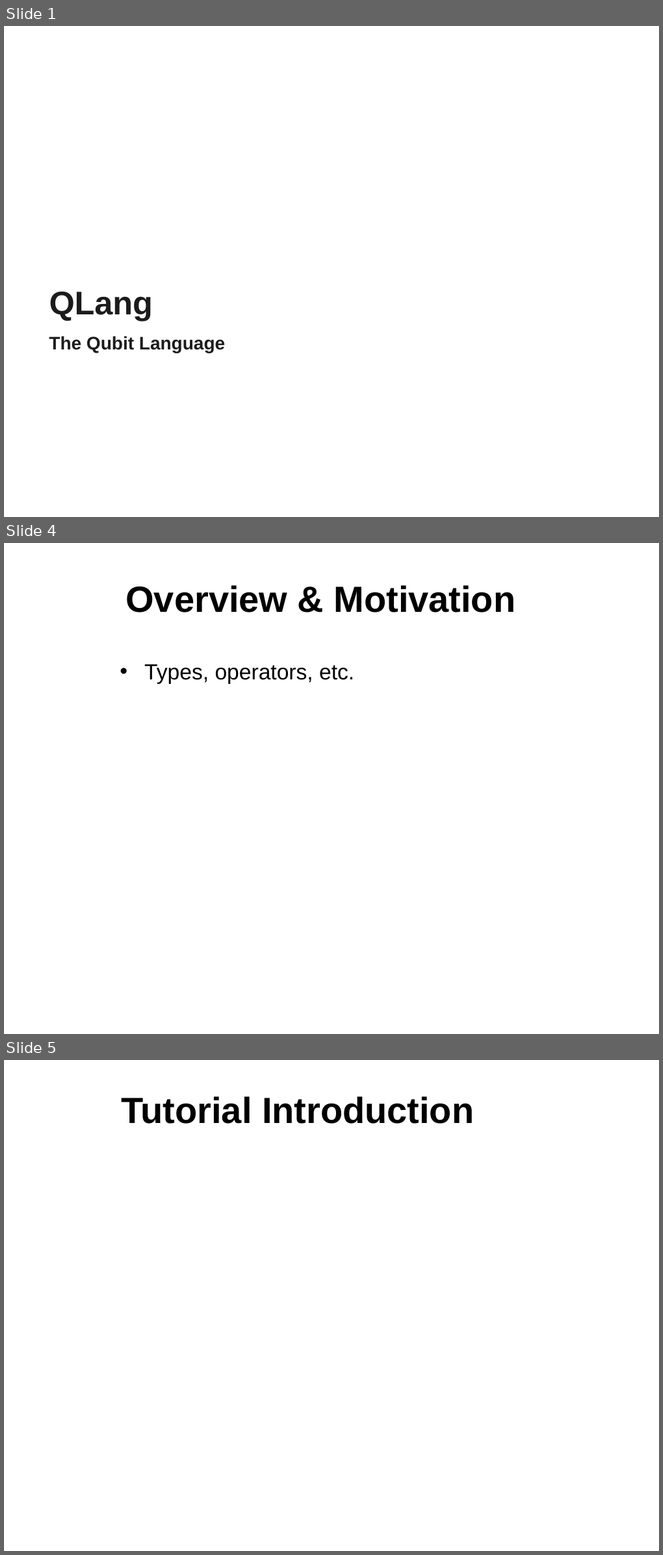
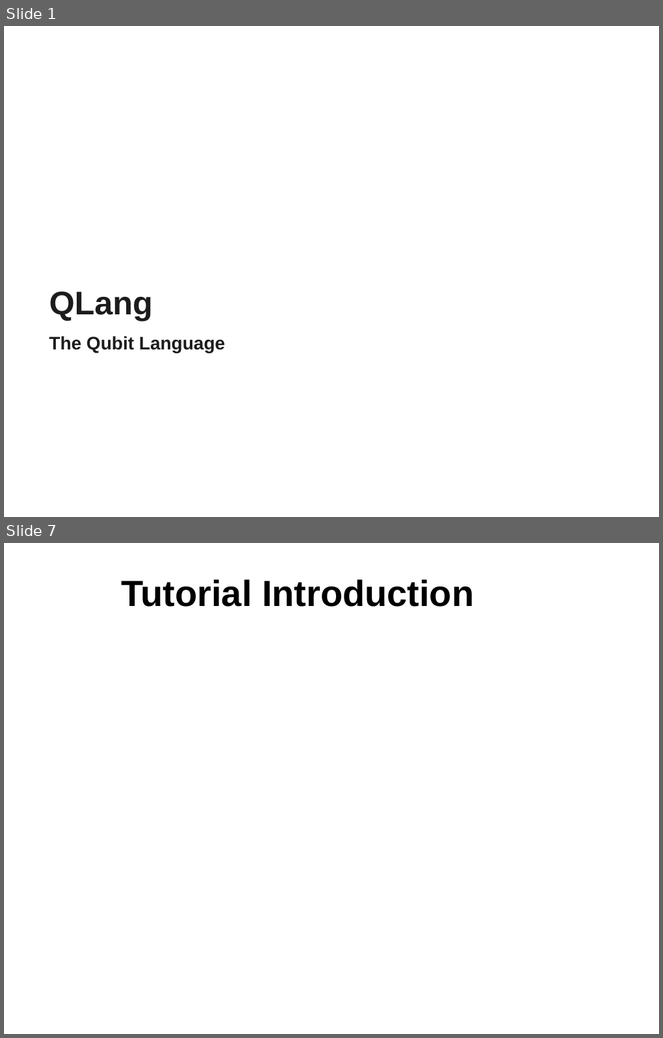
Before and after one commit to sdk21/PLT, a slide deck: Demo/Qlang.pptx. Shown one above the other, each under a label of ours: slides 1, 4 and 5 before the commit, slides 1 and 7 after it; the slides between them are not shown. The pictures are 663x1555 and 663x1038 pixels, drawn with LibreOffice and Linux fonts; fonts in the diff are those of the drawing; background and template pictures are left out. Boxes give left, top, right and bottom in pixels: in the first picture for what was removed or moved away, otherwise in the second. Text is boxed around its words. In the diff, an @@ line names an element or a change of style, - is before the commit and + after.

```diff
--- a/Demo/Qlang.pptx
+++ b/Demo/Qlang.pptx
@@ slide 4 removed at [4, 543, 659, 1034], background picture (left out) @@
@@ title removed at [126, 585, 516, 613] @@
-Overview & Motivation
@@ text removed at [144, 665, 354, 684] @@
-• Types, operators, etc.
@@ what was slide 5 is now slide 7 @@
```
Also in this commit, not shown: 4 slides changed, 5 slides added, 1 other slide removed.
